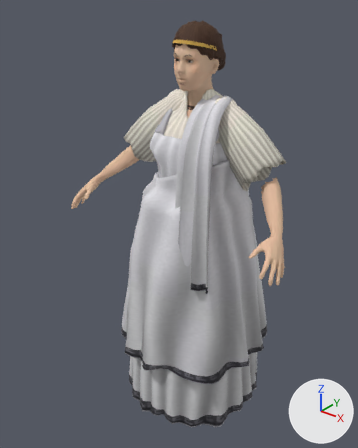
The glTF model modelos/personaje_romana.glb, before and after one commit.
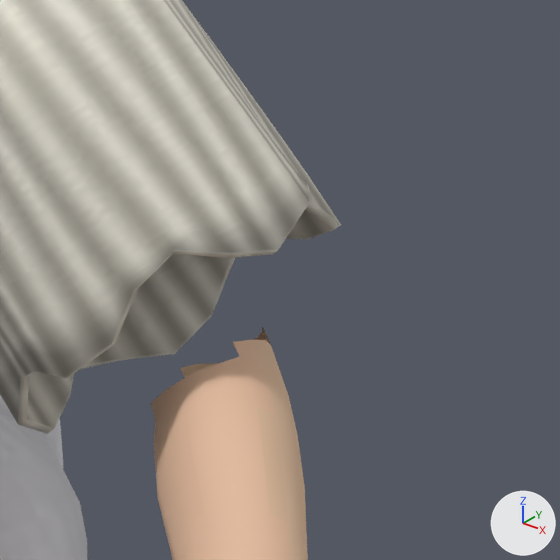
The first picture shows the older version from a camera (50 mm lens) standing at (1.101, -1.49, 1.761) and looking at (-0.067, -0.03, 0.856). The close-ups show the older and then the newer version on the part from 67% to 88% of the width and 29% to 46% of the height of that picture. Only the edits that show in the close-ups are written down. The axes (+X, +Y, +Z) are drawn at lower right. The lights are the same throughout. Vertices at exactly the same position are counted once.

In view in the first close-up: 'manga.006', 'palla', 'romana_cuerpo'.
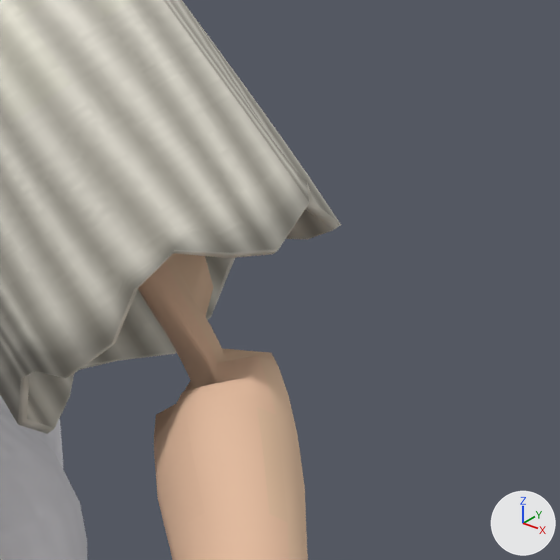
What changed in the scene script:
```text
Change me_romana_cuerpo:
    used by ob_romana_cuerpo; location = (0.0, 0.0, 0.0)
    remove me_romana_cuerpo.from_pydata(...)  # 8618 vertices, 16660 faces; spans x -0.5..0.5, y -0.271..0.136, z 0.0..1.492
    add me_romana_cuerpo.from_pydata(...)  # 9029 vertices, 17446 faces; spans x -0.5..0.5, y -0.271..0.136, z 0.0..1.492
    me_romana_cuerpo part 1: 3 vertices moved from x 0.311..0.341, y -0.028..0.027, z 1.115..1.141 to x 0.32..0.328, y -0.013..0.015, z 1.109..1.125; 22 vertices removed from x 0.285..0.339, y -0.029..0.048, z 1.099..1.147; 228 vertices added at x 0.148..0.329, y -0.031..0.061, z 1.112..1.26
    other edits to the shape of me_romana_cuerpo do not show in these pictures
```

What differs and where, as boxes [x1, y1, x2, y2] in the close-ups (560 x 560 px):
'romana_cuerpo', reshaped: before [151, 326, 308, 560]; after [138, 253, 308, 560]
part 1 of me_romana_cuerpo, built on: before [151, 326, 278, 438]; after [138, 253, 278, 438]
